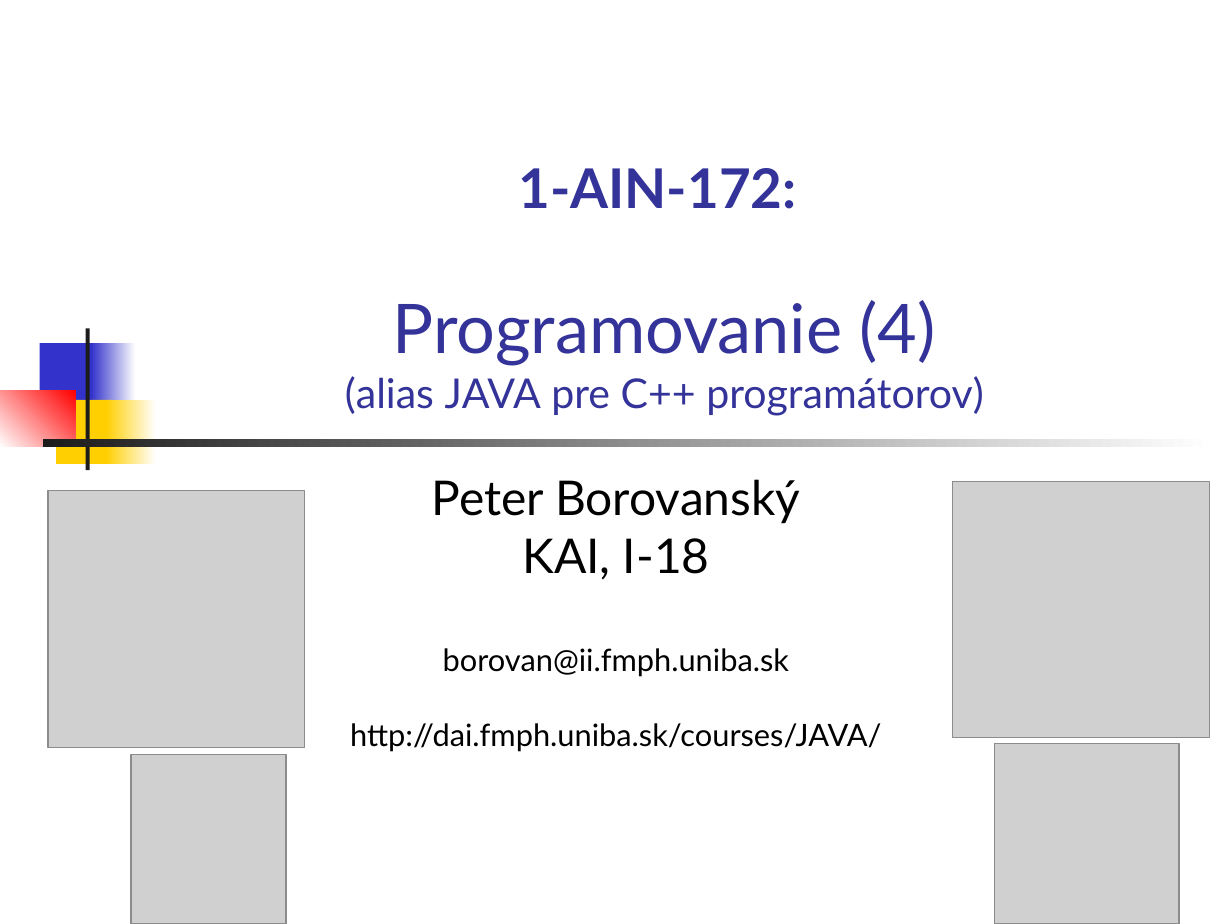
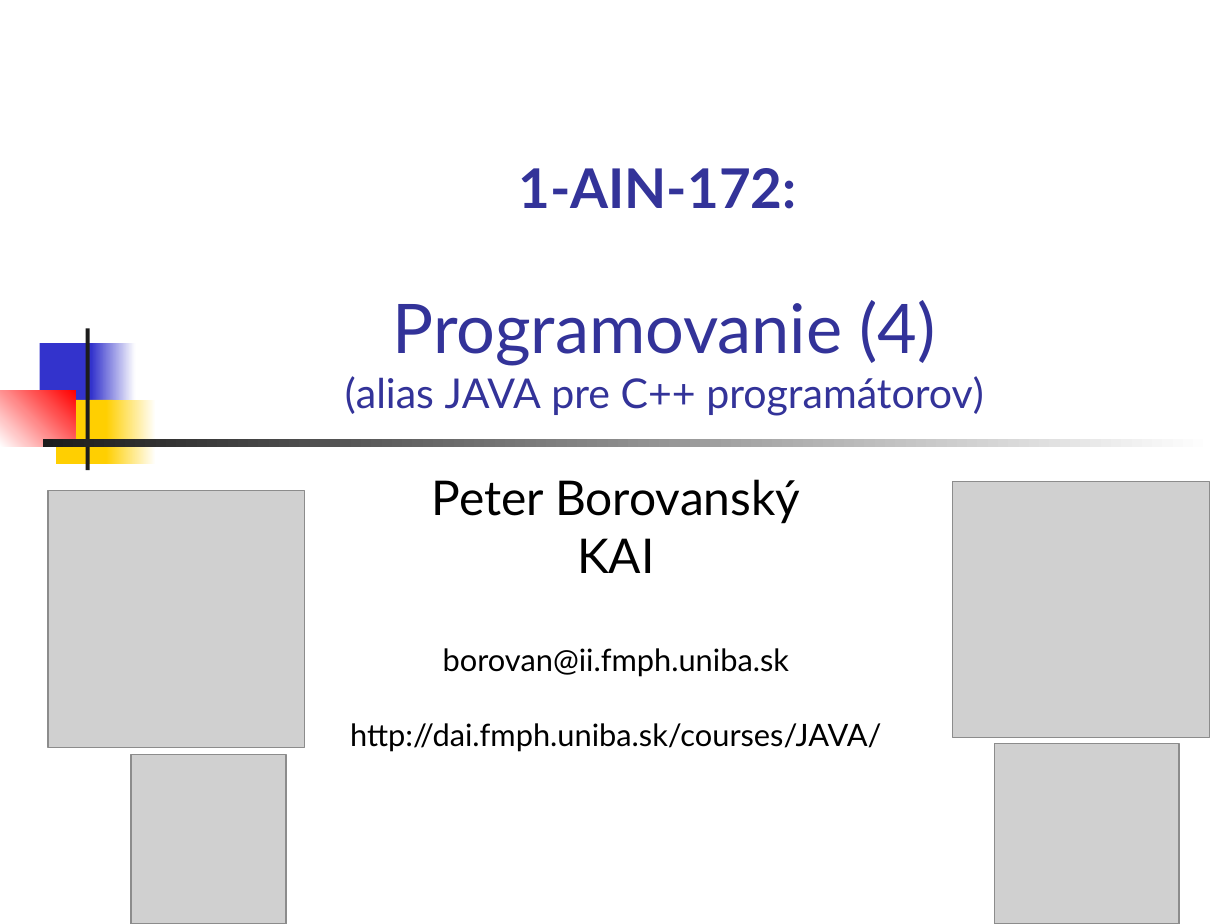
Before and after one commit to Programovanie4/Prednasky, a slide deck: slide 1 of 01/01_java.ppt. Drawn at 1232x924 pixels with LibreOffice and Linux fonts; fonts in the diff are those of the drawing; grey boxes stand for pictures. Boxes give left, top, right and bottom in pixels: in the first picture for what was removed or moved away, otherwise in the second. Text is boxed around its words. In the diff, an @@ line names an element or a change of style, - is before the commit and + after.

```diff
--- a/01/01_java.ppt
+++ b/01/01_java.ppt
@@ subtitle at [577,538,654,573]: text changed @@
-KAI, I-18
+KAI
```
Also in this commit, not shown: 10 other slides changed, 1 slide added, 5 other files.
